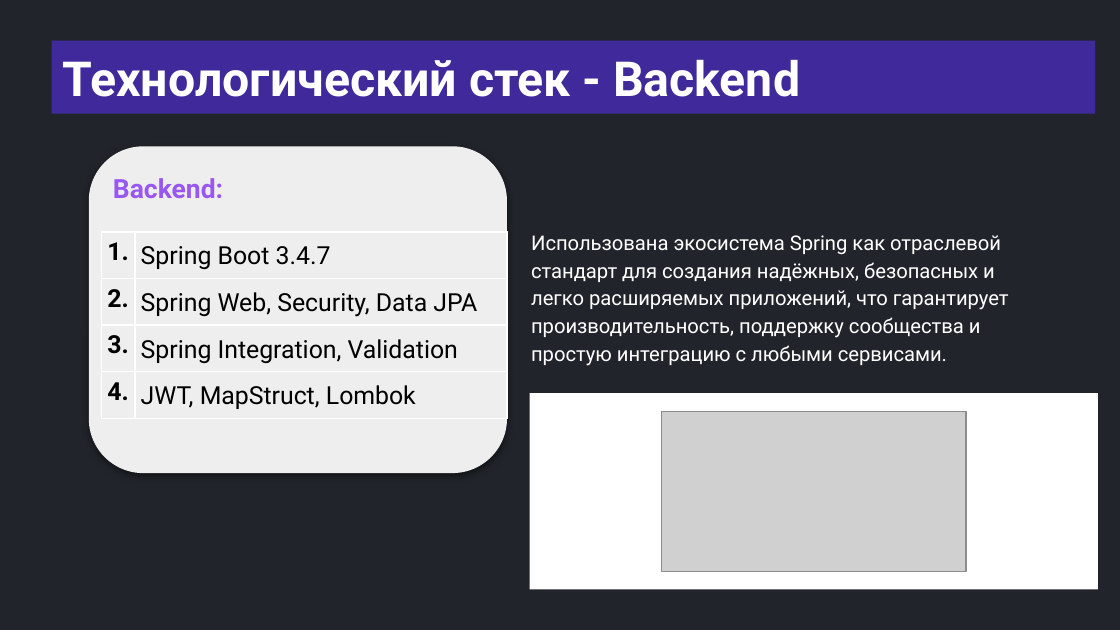
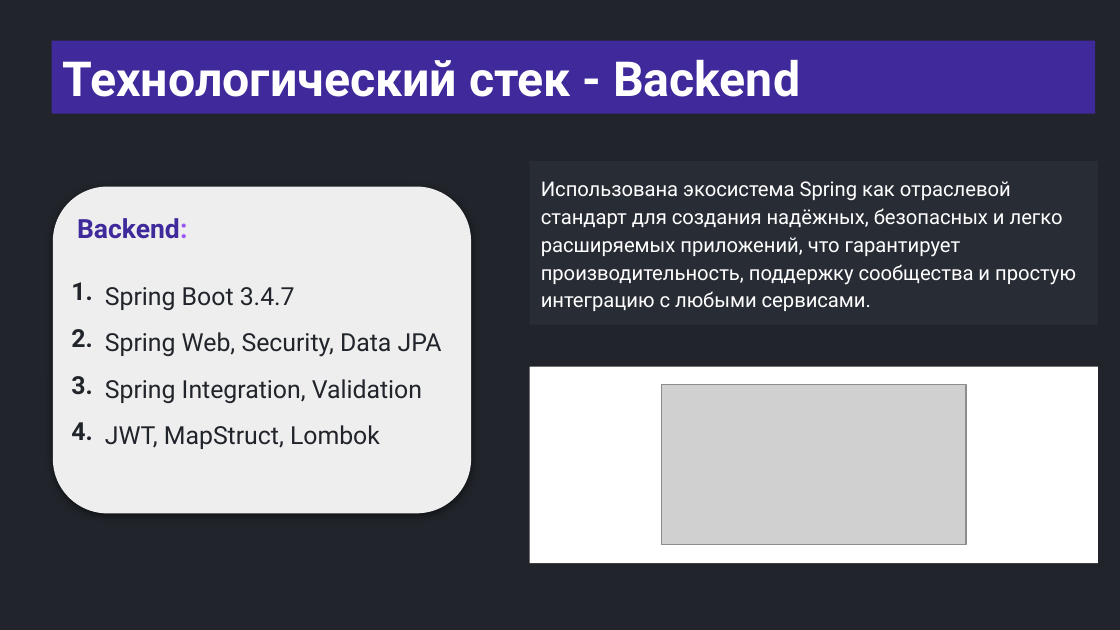
Before and after one commit to semusv/Bank_analyzer, a slide deck: slide 5 of bank_analyzer.pptx. Drawn at 1120x630 pixels with LibreOffice and Linux fonts; fonts in the diff are those of the drawing; grey boxes stand for pictures. Boxes give left, top, right and bottom in pixels: in the first picture for what was removed or moved away, otherwise in the second. Text is boxed around its words. In the diff, an @@ line names an element or a change of style, - is before the commit and + after.

```diff
--- a/bank_analyzer.pptx
+++ b/bank_analyzer.pptx
@@ rectangle "Использована экосистема Spring как отраслевой ...": place and size @@
-rectangle "Использована экосистема Spring как отраслевой ..." at [531, 235, 1009, 366]
+rectangle "Использована экосистема Spring как отраслевой ..." at [530, 161, 1098, 325]
@@ rectangle "Использована экосистема Spring как отраслевой ..." at [530, 161, 1098, 325]: fill none to #282C34 @@
@@ 1 table, 1 text, 1 rounded rectangle: place and size @@
-1 table, 1 text, 1 rounded rectangle at [88, 147, 507, 474]
+1 table, 1 text, 1 rounded rectangle at [53, 187, 472, 514]
@@ text "Backend:" at [77, 218, 187, 239]: text colour #9857F3 to #40299B in "Backend:" @@
@@ table at [66, 272, 472, 459] @@
@@ text colour #000000 to #21252B @@
@@ borders changed @@
@@ rectangle: place and size @@
-rectangle at [530, 393, 1098, 589]
+rectangle at [530, 366, 1098, 562]
@@ picture: place and size @@
-picture at [662, 411, 967, 571]
+picture at [662, 385, 967, 545]
```
Also in this commit, not shown: 29 other slides changed, 5 slides added, 9 other files.
